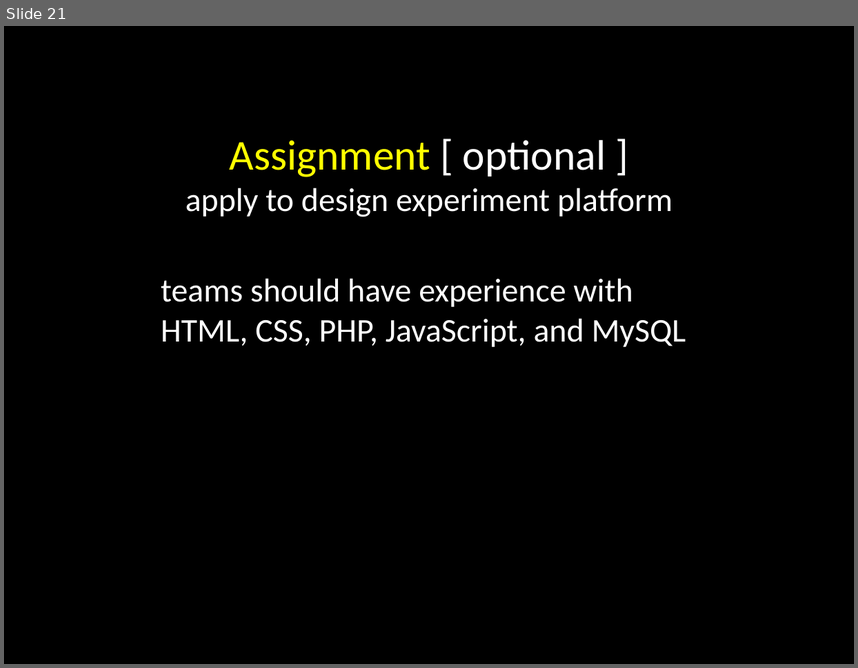
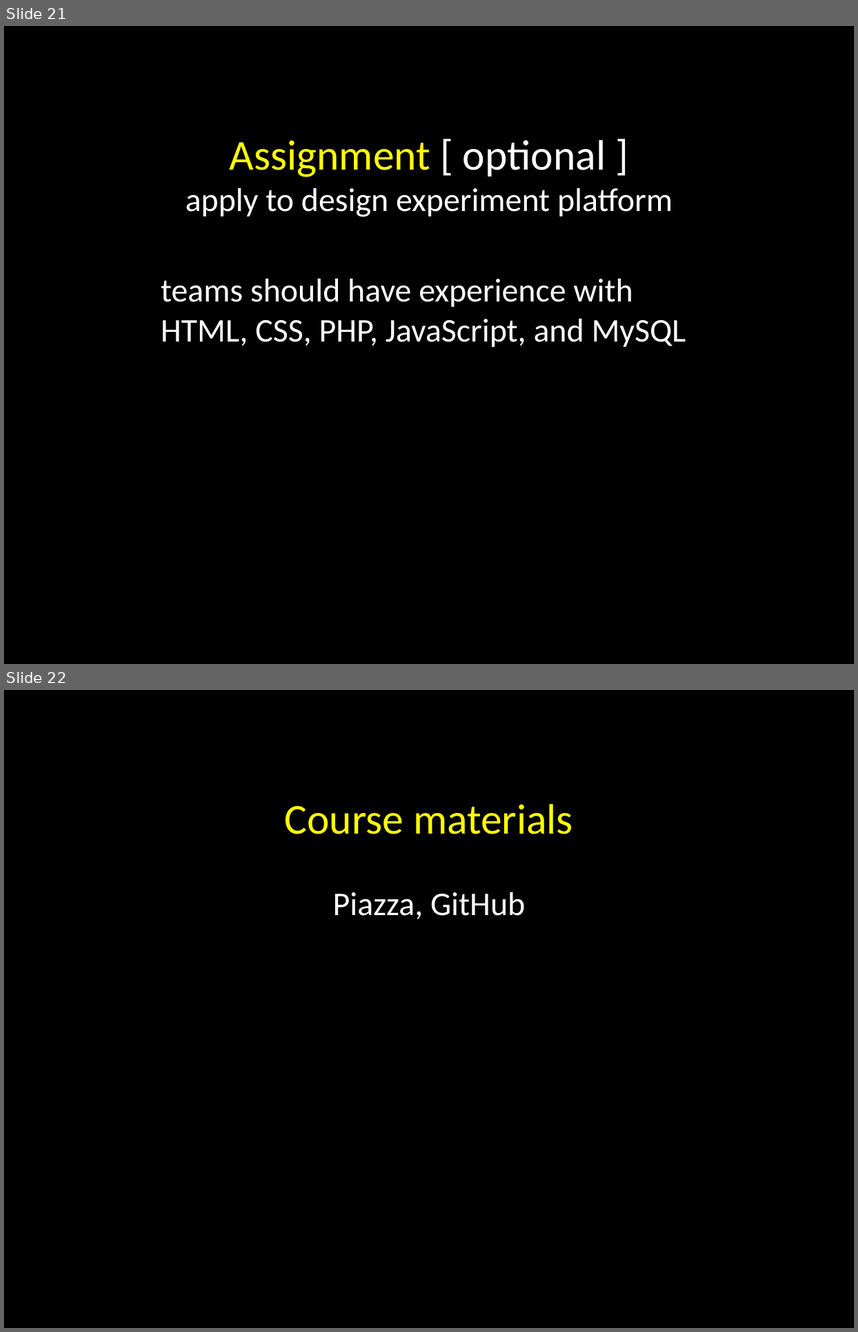
Before and after one commit to yatharthsharma/crowds, a slide deck: slides/lecture_1.pptx. Shown one above the other, each under a label of ours: slide 21 before the commit, slides 21 and 22 after it. The pictures are 858x668 and 858x1332 pixels, drawn with LibreOffice and Linux fonts; fonts in the diff are those of the drawing. Boxes give left, top, right and bottom in pixels: in the first picture for what was removed or moved away, otherwise in the second. Text is boxed around its words. In the diff, an @@ line names an element or a change of style, - is before the commit and + after.

```diff
--- a/slides/lecture_1.pptx
+++ b/slides/lecture_1.pptx
@@ slide 22 added at bbox=[4, 690, 854, 1328], background #000000 @@
@@ text added at bbox=[285, 804, 573, 919], 36 pt, text #FFFF00 @@
+Course materials
+Piazza, GitHub
```
Also in this commit, not shown: 1 other slide added, 1 other file.
